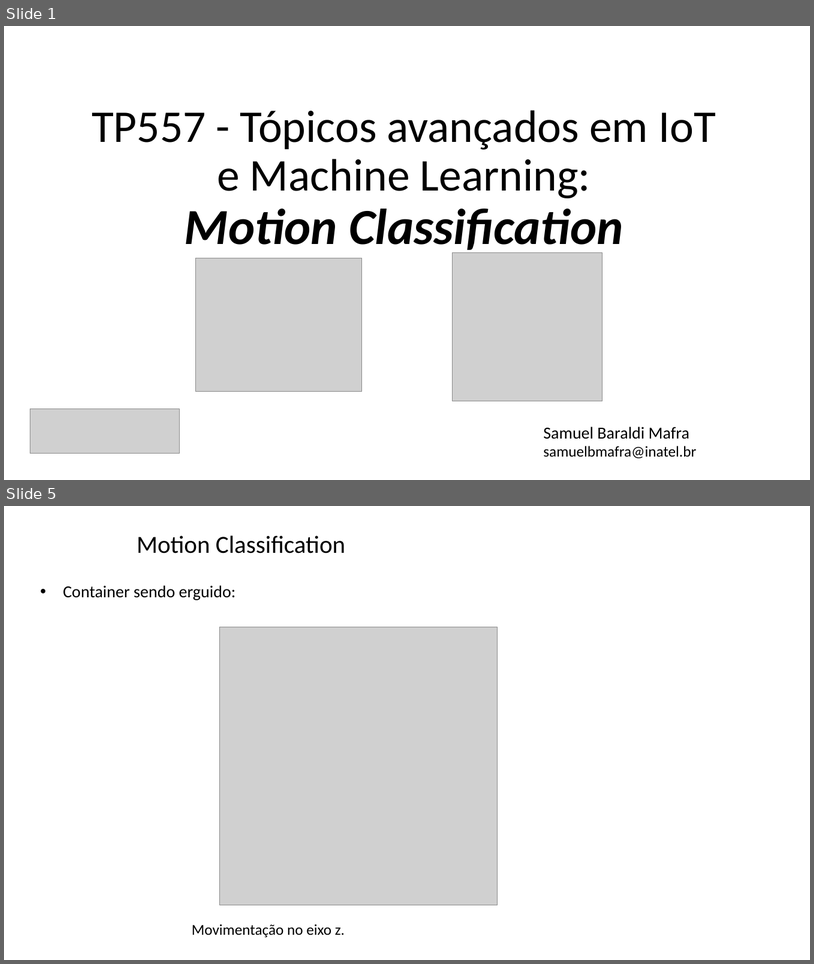
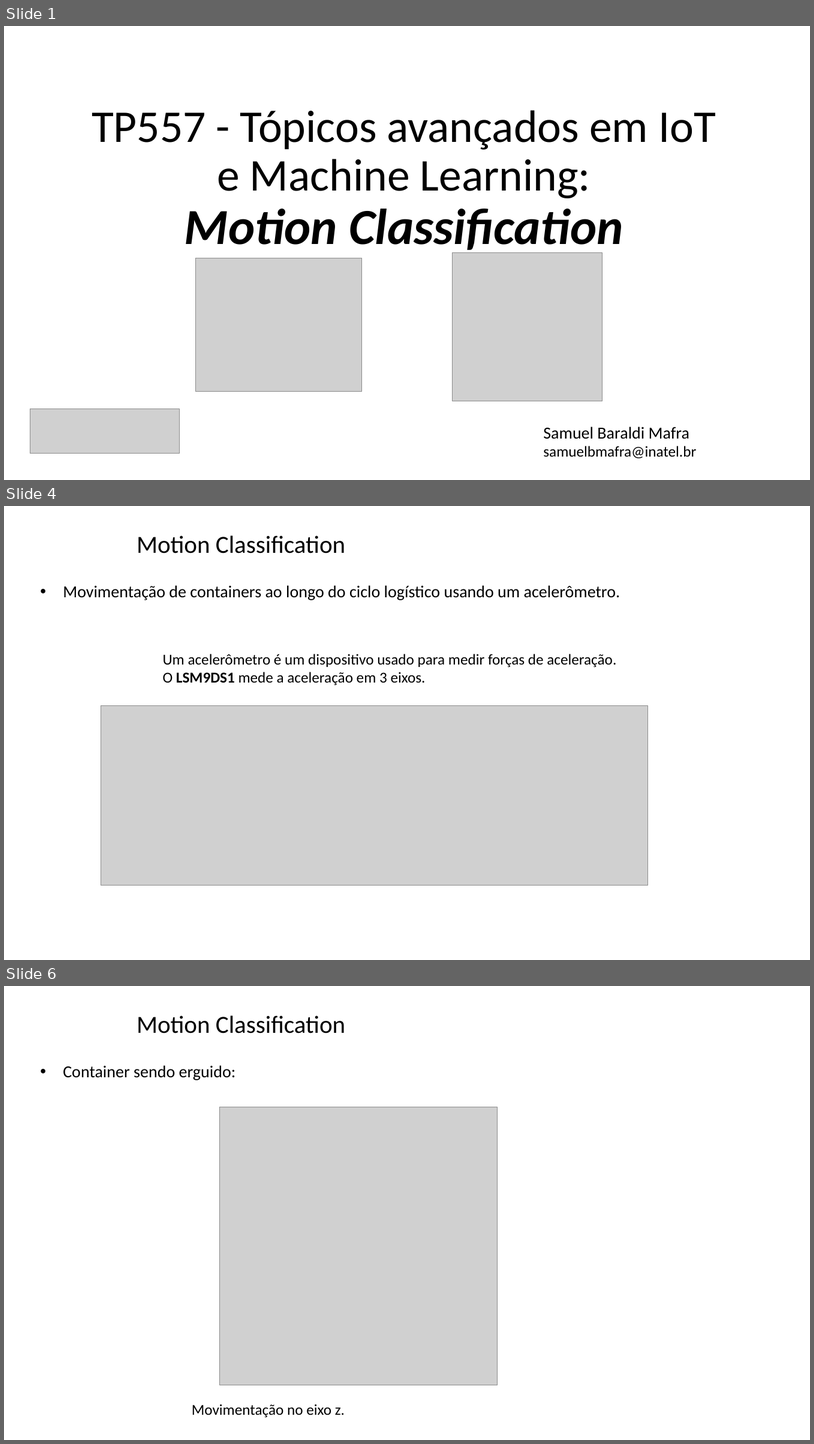
Before and after one commit to zz4fap/tp557-iot-ml, a slide deck: slides/TP557_15_classificação de movimentos.pptx. Shown one above the other, each under a label of ours: slides 1 and 5 before the commit, slides 1, 4 and 6 after it; the slides between them are not shown. The pictures are 814x964 and 814x1444 pixels, drawn with LibreOffice and Linux fonts; fonts in the diff are those of the drawing; grey boxes stand for pictures; background and template pictures are left out. Boxes give left, top, right and bottom in pixels: in the first picture for what was removed or moved away, otherwise in the second. Text is boxed around its words. In the diff, an @@ line names an element or a change of style, - is before the commit and + after.

```diff
--- a/slides/TP557_15_classificação de movimentos.pptx
+++ b/slides/TP557_15_classificação de movimentos.pptx
@@ slide 4 added at (4,506,810,960), background picture (left out) @@
@@ title added at (137,535,345,553), 29.3 pt, text #000000 @@
+Motion Classification
@@ text added at (63,585,620,600), 20 pt, text #000000 @@
+• Movimentação de containers ao longo do ciclo logístico usando um acelerômetro.
@@ text added at (163,654,617,685), 18 pt, text #000000 @@
+Um acelerômetro é um dispositivo usado para medir forças de aceleração.
+O LSM9DS1 mede a aceleração em 3 eixos.
@@ picture added at (101,706,648,885) @@
@@ what was slide 5 is now slide 6 @@
```
Also in this commit, not shown: 8 slides changed, 2 other slides added.
